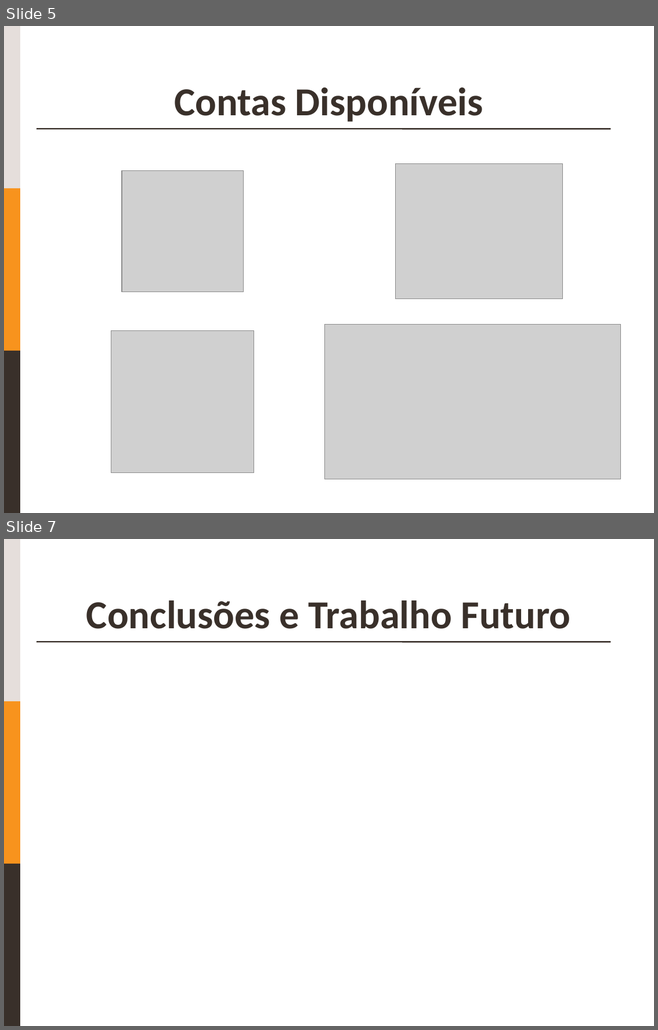
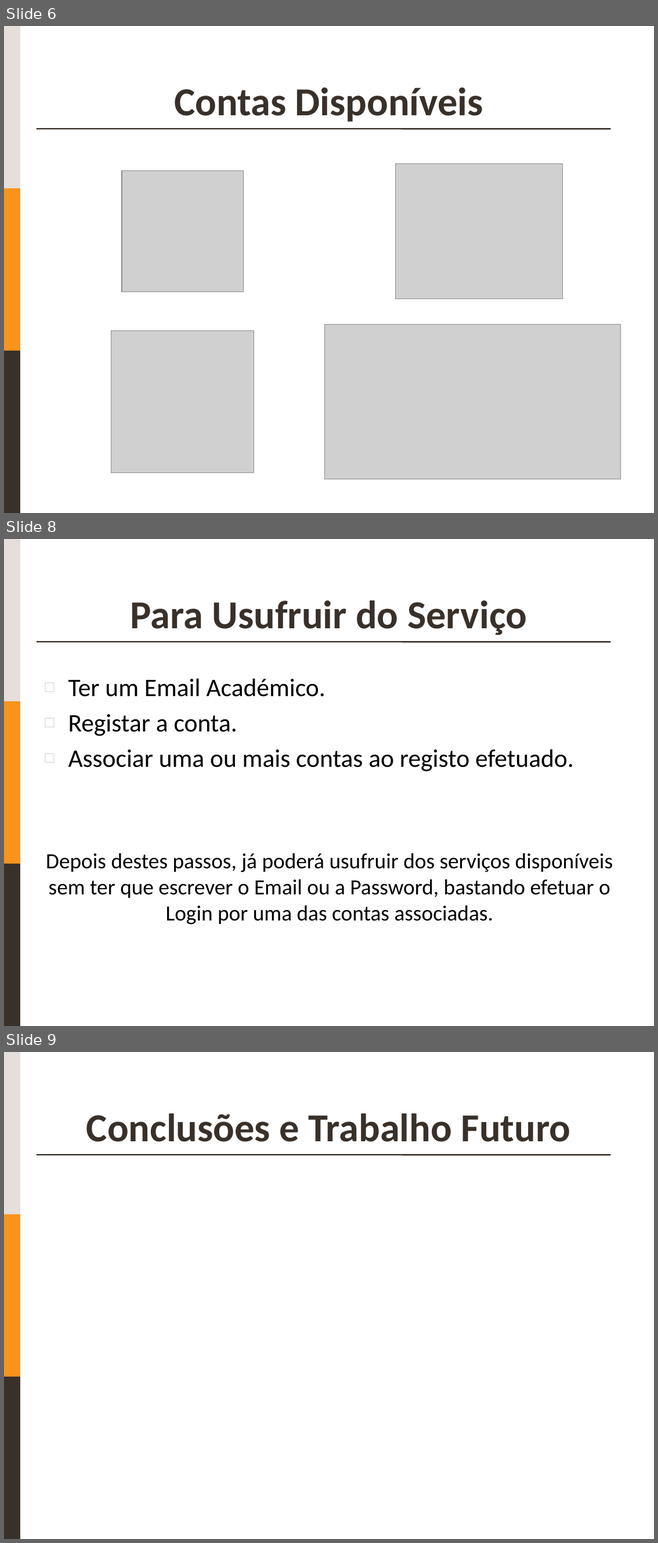
Before and after one commit to egrocha/LEI-1819, a slide deck: Checkpoint 1.pptx. Shown one above the other, each under a label of ours: slides 5 and 7 before the commit, slides 6, 8 and 9 after it; the slides between them are not shown. The pictures are 658x1030 and 658x1543 pixels, drawn with LibreOffice and Linux fonts; fonts in the diff are those of the drawing; grey boxes stand for pictures. Boxes give left, top, right and bottom in pixels: in the first picture for what was removed or moved away, otherwise in the second. Text is boxed around its words. In the diff, an @@ line names an element or a change of style, - is before the commit and + after.

```diff
--- a/Checkpoint 1.pptx
+++ b/Checkpoint 1.pptx
@@ slide 8 added at [4,539,654,1026], background #FFFFFF; not listed: 4 template elements that a slide beside it also shows @@
@@ title added at [130,600,527,635], 44 pt, text #39302A, bold @@
+Para Usufruir do Serviço
@@ text added at [68,678,574,772], 28 pt, text #000000 @@
+◻ Ter um Email Académico.
+◻ Registar a conta.
+◻ Associar uma ou mais contas ao registo efetuado.
@@ text added at [46,853,612,925], 24 pt, text #000000 @@
+Depois destes passos, já poderá usufruir dos serviços disponíveis sem ter que escrever o Email ou a Password, bastando efetuar o Login por uma das contas associadas.
@@ what was slide 5 is now slide 6 @@
@@ what was slide 7 is now slide 9 @@
```
Also in this commit, not shown: 3 slides changed, 2 other slides added, 1 slide removed, 1 other file.
